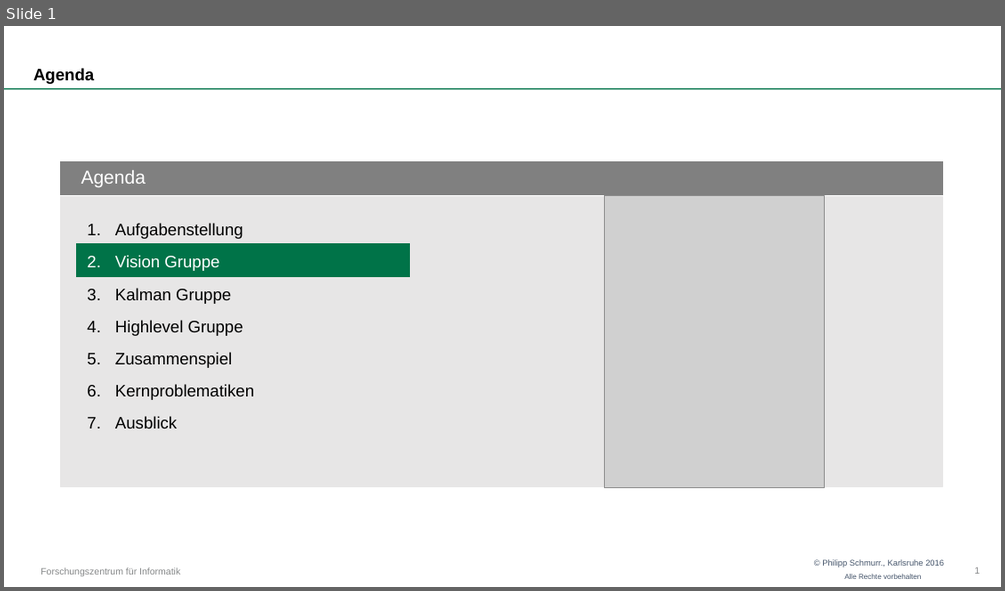
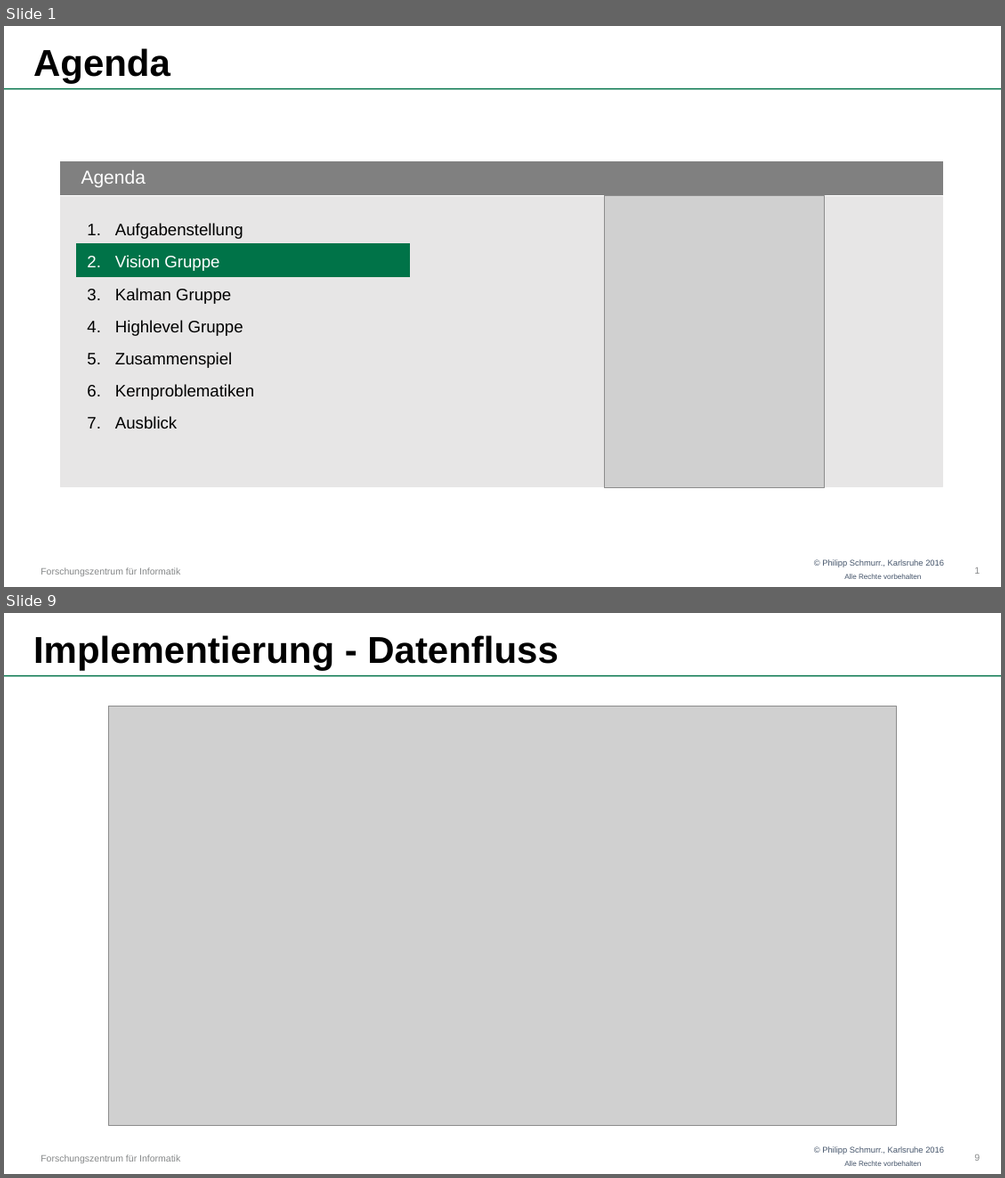
Before and after one commit to OtonoKakuei/robprak1516-documentation, a slide deck: robprak1516-presentation-vision.pptx. Shown one above the other, each under a label of ours: slide 1 before the commit, slides 1 and 9 after it; the slides between them are not shown. The pictures are 1005x591 and 1005x1178 pixels, drawn with LibreOffice and Linux fonts; fonts in the diff are those of the drawing; grey boxes stand for pictures; background and template pictures are left out. Boxes give left, top, right and bottom in pixels: in the first picture for what was removed or moved away, otherwise in the second. Text is boxed around its words. In the diff, an @@ line names an element or a change of style, - is before the commit and + after.

```diff
--- a/robprak1516-presentation-vision.pptx
+++ b/robprak1516-presentation-vision.pptx
@@ slide 9 added at <box>4,613,1001,1174</box>, background #FFFFFF; not listed: 4 template elements that a slide beside it also shows @@
@@ title added at <box>33,635,558,670</box>, 36 pt, text #000000, bold @@
+Implementierung - Datenfluss
@@ picture added at <box>109,706,896,1126</box> @@
@@ page number added at <box>974,1154,979,1160</box>, 9 pt, text #868889 @@
+9
@@ slide 1 changed as well @@
@@ title "Agenda" at <box>33,48,170,83</box>: size 16 to 36 pt @@
```
Also in this commit, not shown: 10 other slides added, 1 slide removed.
